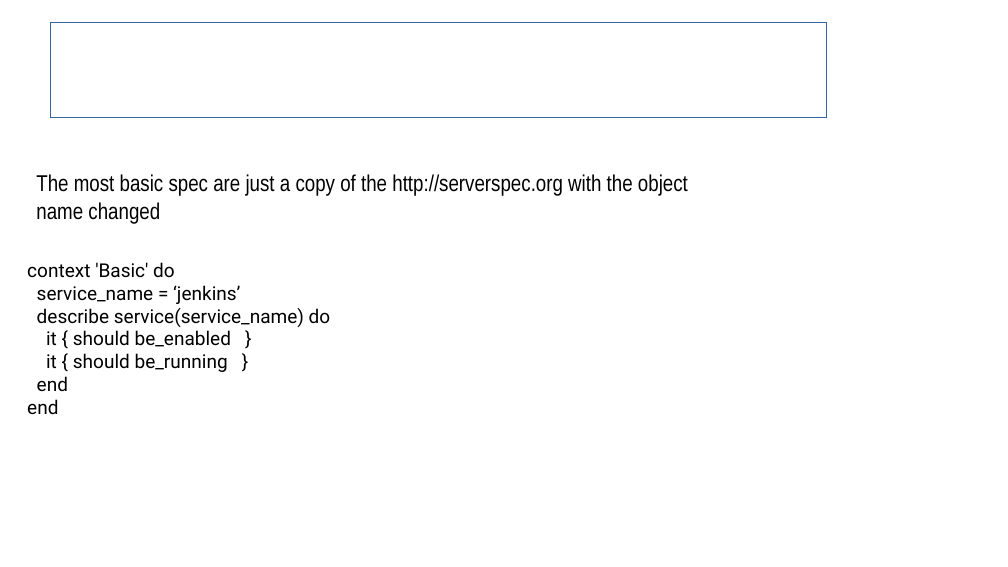
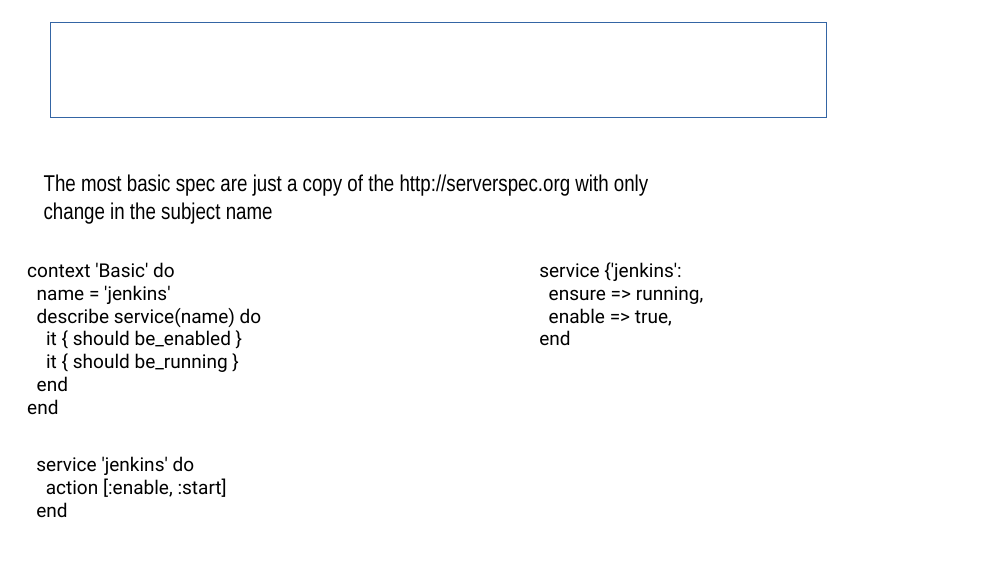
Before and after one commit to sergueik/uru_serverspec, a slide deck: slide 15 of Serverspec Integration in Cloud Provision.odp (slide 14 before the commit). Drawn at 1008x567 pixels with LibreOffice and Linux fonts; fonts in the diff are those of the drawing; background and template pictures are left out. Boxes give left, top, right and bottom in pixels: in the first picture for what was removed or moved away, otherwise in the second. Text is boxed around its words. In the diff, an @@ line names an element or a change of style, - is before the commit and + after.

Commit message:
updated presentation

```diff
--- a/Serverspec Integration in Cloud Provision.odp
+++ b/Serverspec Integration in Cloud Provision.odp
@@ text at bbox=[44, 174, 648, 224]: text changed @@
-The most basic spec are just a copy of the http://serverspec.org with the object name changed
+The most basic spec are just a copy of the http://serverspec.org with only change in the subject name
@@ text added at bbox=[539, 262, 704, 346], 15 pt, text #000000 @@
+service {'jenkins':
+ensure => running,
+enable => true,
+end
@@ text at bbox=[37, 285, 262, 327]: text changed @@
-service_name = ‘jenkins’
-describe service(service_name) do
+name = 'jenkins'
+describe service(name) do
@@ text added at bbox=[36, 456, 227, 518], 15 pt, text #000000 @@
+service 'jenkins' do
+action [:enable, :start]
+end
```
Also in this commit, not shown: 1 other slide changed, 1 slide added, 1 other file.
